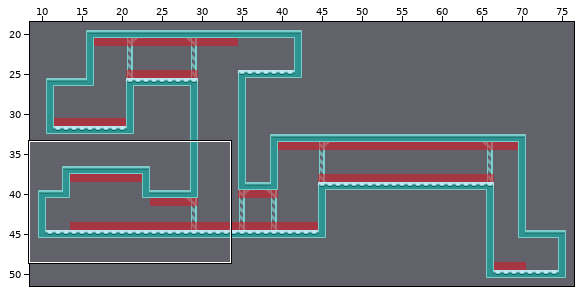
Two versions of a level (Tiled map (JSON), assets/jsons/levels/level4.json). The first picture is a wide view before the edit; the outline marks the close-up.
Close-up. As it was:
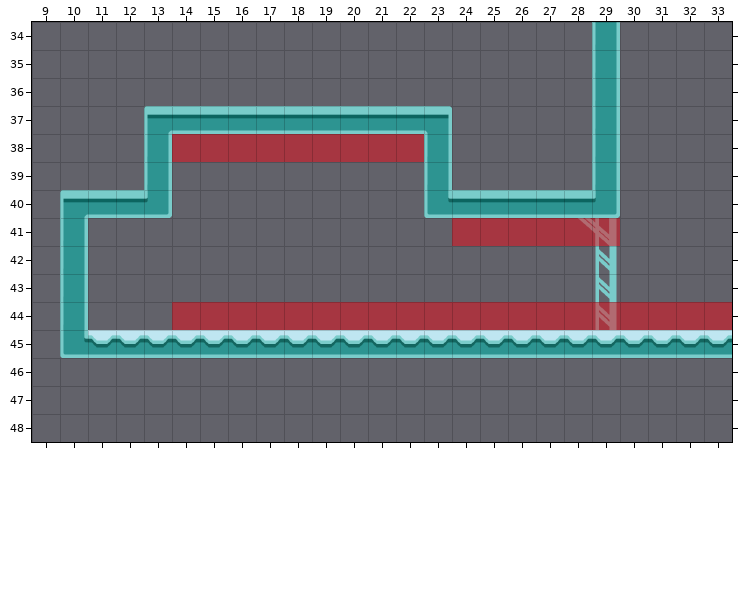
Cells are 64x64 px. Shown: x 9..33, y 34..48. The commit also changed other parts of the map, which this record leaves out.
New version:
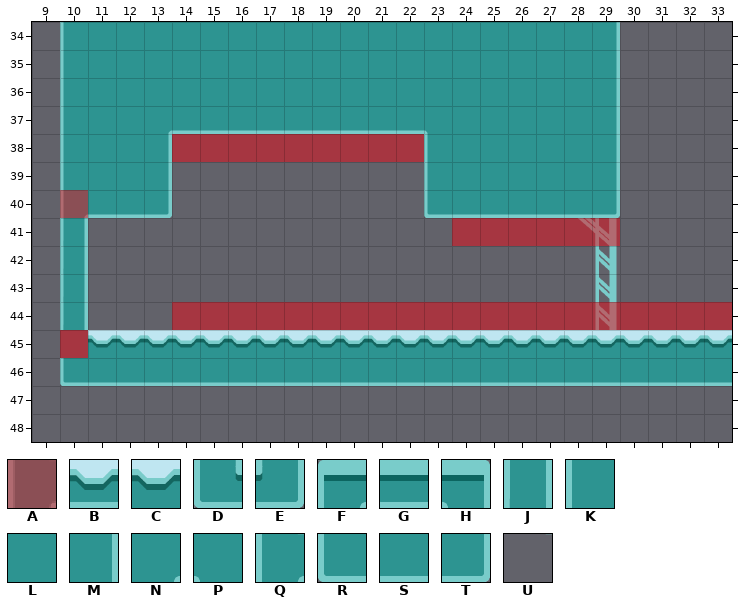
Key: from "board": A 2 "board_floor"; from "terrain": B 2 "terrain", C 13 "terrain", D 15 "terrain", E 16 "terrain", F 19 "terrain", G 20 "terrain", H 21 "terrain", J 22 "terrain", K 23 "terrain", L 24 "terrain", M 25 "terrain", N 28 "terrain", P 29 "terrain", Q 30 "terrain", R 34 "terrain", S 35 "terrain", T 36 "terrain", U 41 "terrain".
_ is an empty cell.
Tiles of an added or newly shown layer are drawn over the layers below it.
See-through tiles are keyed as they look on the map.
Edits made:
{"where": "layer \"Terrain\""}
{"y":34,"x":10,"old":"___________________J","new":"KLLLLLLLLLLLLLLLLLLM"}
{"y":35,"x":10,"old":"___________________J","new":"KLLLLLLLLLLLLLLLLLLM"}
{"y":36,"x":10,"old":"___________________J","new":"KLLLLLLLLLLLLLLLLLLM"}
{"y":37,"x":10,"old":"___FGGGGGGGGGH_____J","new":"KLLNSSSSSSSSSPLLLLLM"}
{"y":38,"x":10,"old":"___J","new":"KLLM"}
{"y":38,"x":23,"old":"J_____J","new":"KLLLLLM"}
{"y":39,"x":10,"old":"___J","new":"KLLM"}
{"y":39,"x":23,"old":"J_____J","new":"KLLLLLM"}
{"y":40,"x":10,"old":"FGGE","new":"QSST"}
{"y":40,"x":23,"old":"DGGGGGE","new":"RSSSSST"}
{"y":45,"x":10,"old":"DBBBBBBBBBBBBBBBBBBBBBBB","new":"UCCCCCCCCCCCCCCCCCCCCCCC"}
{"y":46,"x":10,"old":"________________________","new":"RSSSSSSSSSSSSSSSSSSSSSSS"}
{"where": "layer \"Corners\" (added)"}
{"y":40,"x":10,"old":"_","new":"A"}
{"y":45,"x":10,"old":"_","new":"A"}
